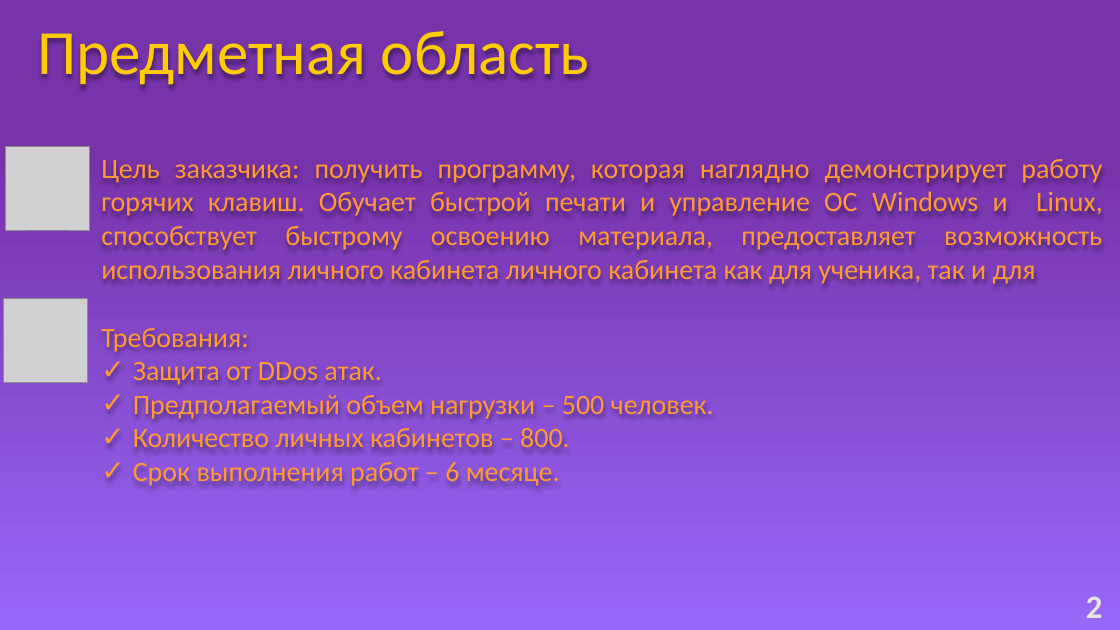
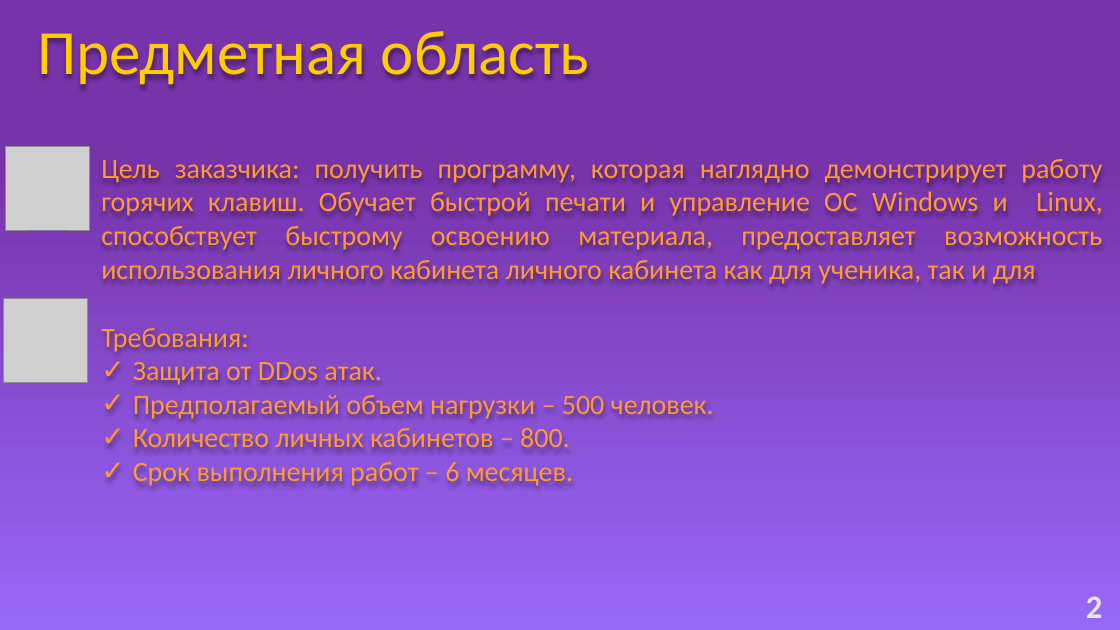
Before and after one commit to Baton4ik2007/Mdk, a slide deck: slide 2 of MDK.pptx. Drawn at 1120x630 pixels with LibreOffice and Linux fonts; fonts in the diff are those of the drawing; grey boxes stand for pictures. Boxes give left, top, right and bottom in pixels: in the first picture for what was removed or moved away, otherwise in the second. Text is boxed around its words. In the diff, an @@ line names an element or a change of style, - is before the commit and + after.

```diff
--- a/MDK.pptx
+++ b/MDK.pptx
@@ text at (x1=133, y1=462, x2=573, y2=486): text changed @@
-✓ Срок выполнения работ – 6 месяце.
+✓ Срок выполнения работ – 6 месяцев.
```
Also in this commit, not shown: 6 other slides changed, 4 slides added, 1 slide removed.
